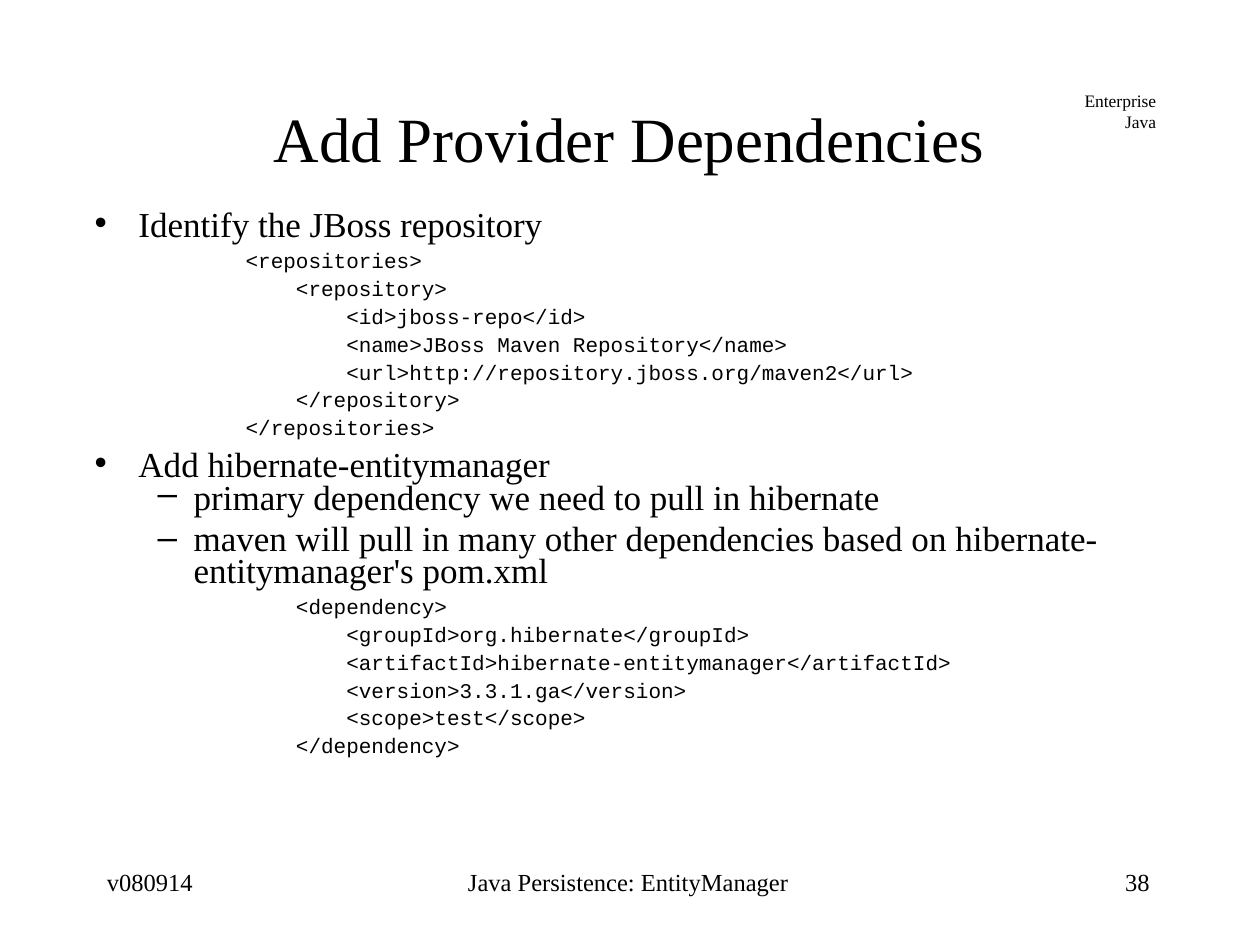
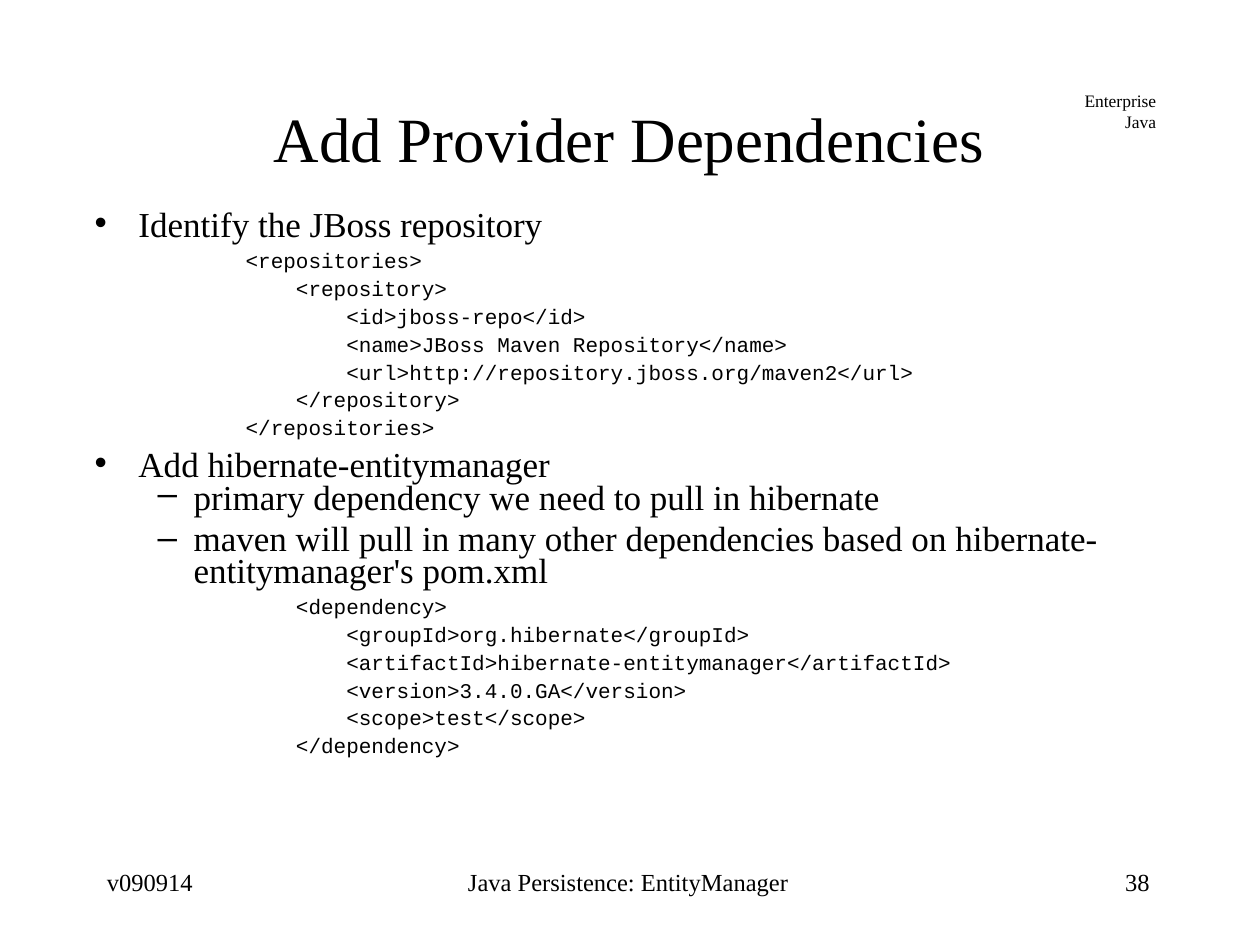
Before and after one commit to jcstaff/ejava-javaee, a slide deck: slide 38 of jpaDAO/src/site/resources/lectures/entityMgr.ppt. Drawn at 1260x945 pixels with LibreOffice and Linux fonts; fonts in the diff are those of the drawing. Boxes give left, top, right and bottom in pixels: in the first picture for what was removed or moved away, otherwise in the second. Text is boxed around its words. In the diff, an @@ line names an element or a change of style, - is before the commit and + after.

```diff
--- a/jpaDAO/src/site/resources/lectures/entityMgr.ppt
+++ b/jpaDAO/src/site/resources/lectures/entityMgr.ppt
@@ text at (x1=346, y1=683, x2=686, y2=699): text changed @@
-<version>3.3.1.ga</version>
+<version>3.4.0.GA</version>
@@ text at (x1=107, y1=874, x2=193, y2=892): text changed @@
-v080914
+v090914
```
Also in this commit, not shown: 50 other slides changed, 1 other file.
